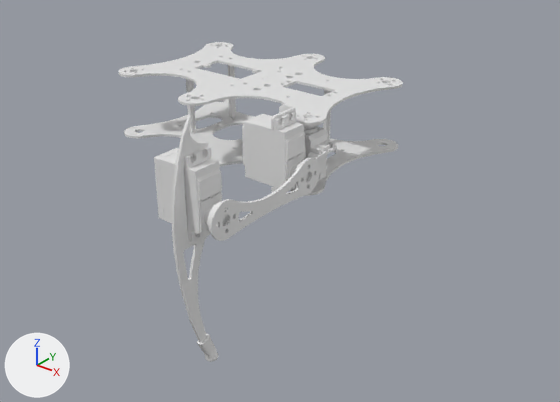
An edit to the Blender file blender/hexapod.blend, drawn before and after from the same camera.
Before and after are seen from a 50 mm camera at (0.386, -0.455, 0.207) aimed at (0.029, -0.008, -0.07). Arrows for +X, +Y and +Z are at lower left; the lights stay in place.

Objects in the first picture: 'link0', 'link11', 'link12', 'link13', 'link14'.
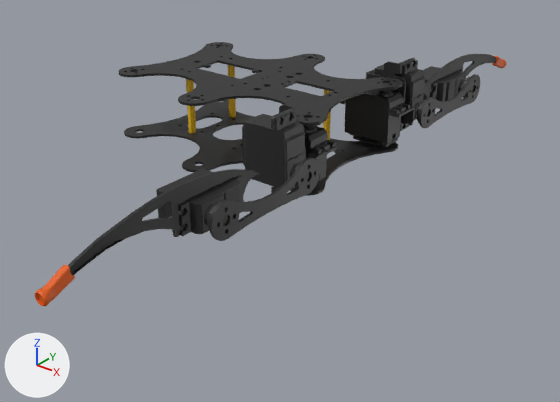
The change, as a diff of the scene's bpy script:
```diff
--- a/blender/hexapod.blend.py
+++ b/blender/hexapod.blend.py
@@ mat_gold @@
+mat_gold = principled_material('Gold')
+mat_gold.base_color = (0.8, 0.473, 0.00796)  # yellow #e7b716
@@ me_tibia @@
 # used by ob_link13; parent = ob_link12; location = (0.08, 0.0, 0.0)
-me_tibia.from_pydata(...)  # 1215 vertices, 2446 faces; spans x -0.011..0.021, y -0.06..0.112, z -0.031..0.02
+me_tibia.from_pydata(...)  # 1214 vertices, 2430 faces; spans x -0.06..0.112, y -0.021..0.011, z -0.031..0.02
+# me_tibia part 1: a new loose piece of 137 vertices spanning x -0.06..0.112, y -0.021..0.011, z -0.001..0.001, in mat_steel (black #242424)
+# me_tibia part 2: 138 vertices moved from x -0.01..0.01, y -0.031..0.017, z -0.031..0.02 to x -0.031..0.017, y -0.01..0.01, z -0.031..0.02; 749 vertices removed from x -0.011..0.021, y -0.06..0.112, z -0.031..0.02; 611 vertices added at x -0.038..0.017, y -0.01..0.01, z -0.031..0.02
+# me_tibia part 3: 184 faces spanning x -0.031..0.017, y -0.01..0.01, z -0.031..0.02 switch from no material to mat_steel (black #242424)
@@ me_thorax @@
 me_thorax.from_pydata(...)  # 5252 vertices, 10692 faces; spans x -0.1..0.1, y -0.083..0.083, z -0.026..0.028
+# me_thorax part 4: 6178 of the faces centred in x -0.1..0.1, y -0.082..0.082, z 0.026..0.028 switch from no material to mat_steel (black #242424)
+# me_thorax part 5: 2519 of the faces centred in x -0.1..0.1, y -0.082..0.082, z -0.026..-0.024 switch from no material to mat_steel (black #242424)
+# me_thorax part 6: 504 of the faces centred in x -0.053..-0.048, y -0.028..-0.022, z -0.024..0.026 switch from no material to mat_gold (yellow #e7b716)
+# me_thorax part 7: 504 of the faces centred in x -0.053..-0.048, y 0.022..0.028, z -0.024..0.026 switch from no material to mat_gold (yellow #e7b716)
+# me_thorax part 8: 495 of the faces centred in x 0.048..0.053, y 0.022..0.028, z -0.024..0.026 switch from no material to mat_gold (yellow #e7b716)
@@ me_femur @@
 me_femur.from_pydata(...)  # 712 vertices, 1460 faces; spans x -0.0125..0.0925, y -0.0124..0.0125, z 0.0214..0.0234
+me_femur.materials.append(mat_steel)  # black #242424
@@ me_coxa @@
 me_coxa.from_pydata(...)  # 2480 vertices, 5246 faces; spans x -0.0392..0.0205, y -0.0102..0.0398, z -0.0393..0.0244
+me_coxa.materials.append(mat_steel)  # black #242424
@@ me_foot @@
 me_foot.from_pydata(...)  # 4145 vertices, 8286 faces; spans x -0.0222..-0.0008, y -0.0051..0.0107, z -0.0045..0.0045
+me_foot.materials.append(mat_rubber)  # orange #e75f0a
@@ ob_link14 @@
 ob_link14.parent = ob_link13
-ob_link14.location = (0.0, 0.114, 0.0)
-ob_link14.rotation_euler = (0.0, 0.0, 1.571)  # degrees (0, 0, 90)
+ob_link14.location = (0.114, 0.0, 0.0)
@@ ob_link24 @@
+ob_link24 = bpy.data.objects.new('link24', me_foot_left)  # 4145 vertices, 8286 faces; spans x 0.001..0.0223, y -0.0107..0.0051, z -0.0045..0.0045; in mat_rubber (orange #e75f0a)
+ob_link24.parent = ob_link23
+ob_link24.location = (-0.114, 0.0, 0.0)
+ob_link24.rotation_euler = (6.283, 0.0, 0.0)  # degrees (360, 0, 0)
@@ ob_link23 @@
+ob_link23 = bpy.data.objects.new('link23', me_tibia_left)  # 1214 vertices, 2430 faces; spans x -0.112..0.06, y -0.011..0.021, z -0.02..0.031; in mat_steel (black #242424)
+ob_link23.parent = ob_link22
+ob_link23.location = (-0.08, 0.0, 0.0)
+ob_link23.rotation_euler = (6.283, 0.0, 0.0)  # degrees (360, 0, 0)
@@ ob_link22 @@
+ob_link22 = bpy.data.objects.new('link22', me_femur_left)  # 712 vertices, 1460 faces; spans x -0.0926..0.0124, y -0.0125..0.0124, z -0.0234..-0.0214; in mat_steel (black #242424)
+ob_link22.parent = ob_link21
+ob_link22.location = (0.0, 0.0295, 0.0)
+ob_link22.rotation_euler = (4.712, 3.142, 1.571)  # degrees (270, 180, 90)
@@ ob_link21 @@
+ob_link21 = bpy.data.objects.new('link21', me_coxa_left)  # 2480 vertices, 5246 faces; spans x -0.0392..0.0205, y -0.0103..0.0397, z -0.0244..0.0393; in mat_steel (black #242424)
+ob_link21.parent = ob_link0
+ob_link21.location = (0.0875, 0.0505, 0.0)
+ob_link21.rotation_euler = (6.283, 0.0, 0.0)  # degrees (360, 0, 0)
```

What differs and where, as boxes (x1, y1, x2, y2) in the pictures (560 x 402 px; the box of a moved part takes in the faces that stretch with it):
'link13', reshaped: before (154, 115, 228, 343); after (68, 169, 261, 276)
'link11', recoloured (grey to black): (242, 104, 337, 193) in both
'link21', added (black): after (340, 58, 429, 147)
'link12', recoloured (grey to black): (209, 158, 320, 241) in both
'link23', added (black): after (423, 54, 497, 101)
'link22', added: after (419, 74, 480, 128)
'link14', recoloured, moved, turned: before (197, 333, 218, 362); after (35, 264, 75, 306)
'link24', added: after (492, 56, 506, 68)
part 1 of me_tibia, added (black): after (68, 169, 261, 276)
part 2 of me_tibia, moved or reshaped: before (154, 115, 228, 343); after (156, 169, 244, 236)
part 3 of me_tibia, recoloured: before (159, 152, 217, 240); after (159, 170, 243, 234)
part 4 of me_thorax, recoloured (white to grey): (119, 42, 403, 125) in both
part 5 of me_thorax, recoloured (grey to black): (124, 99, 398, 196) in both
part 6 of me_thorax, recoloured (grey to yellow): (186, 79, 196, 133) in both
part 7 of me_thorax, recoloured (grey to yellow): (228, 65, 236, 117) in both
part 8 of me_thorax, recoloured: (323, 90, 331, 140) in both
